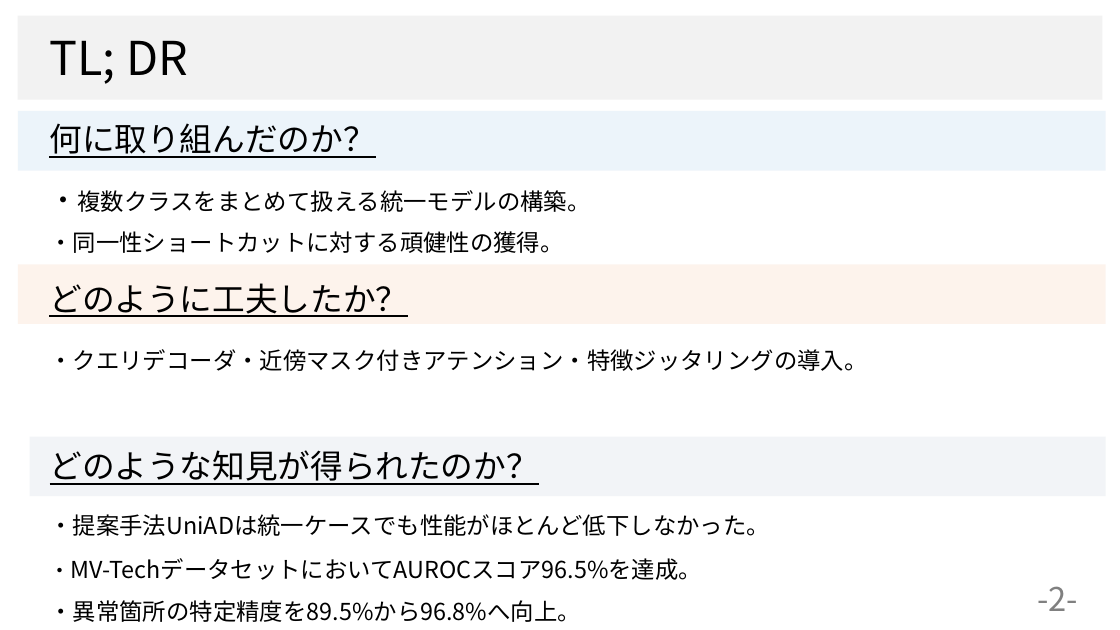
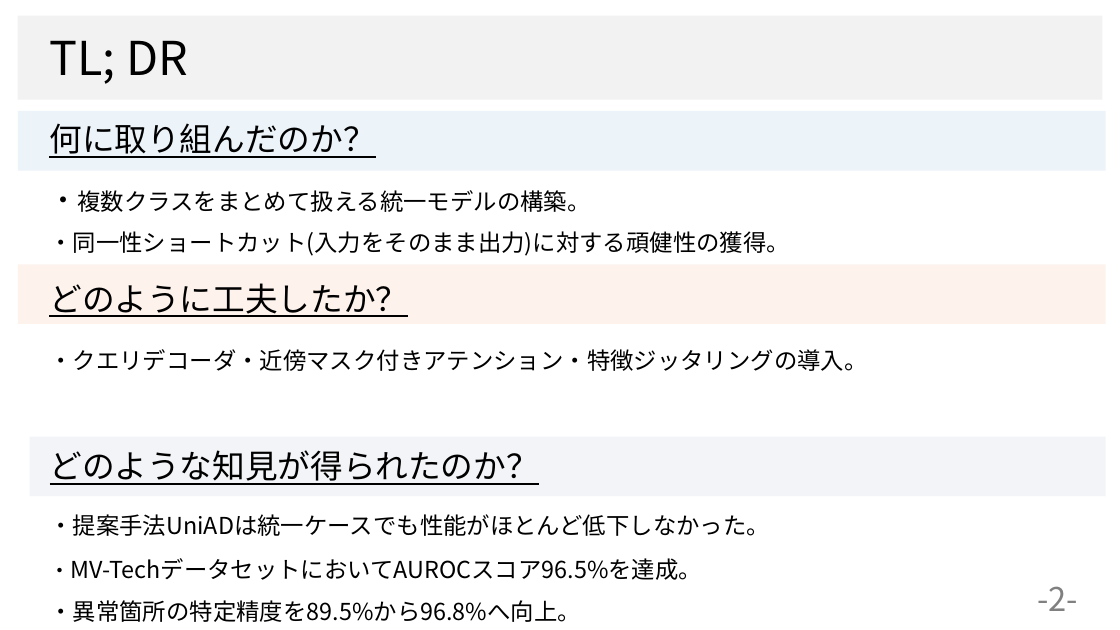
Before and after one commit to dhia-github/haselab-all, a slide deck: slide 2 of 20_発表資料/ゼミ資料/統一モデル_ゼミ資料２.pptx. Drawn at 1120x630 pixels with LibreOffice and Linux fonts; fonts in the diff are those of the drawing; background and template pictures are left out. Boxes give left, top, right and bottom in pixels: in the first picture for what was removed or moved away, otherwise in the second. Text is boxed around its words. In the diff, an @@ line names an element or a change of style, - is before the commit and + after.

```diff
--- a/20_発表資料/ゼミ資料/統一モデル_ゼミ資料２.pptx
+++ b/20_発表資料/ゼミ資料/統一モデル_ゼミ資料２.pptx
@@ text at <box>49,231,789,256</box>: text changed @@
-・同一性ショートカットに対する頑健性の獲得。
+・同一性ショートカット(入力をそのまま出力)に対する頑健性の獲得。
```
Also in this commit, not shown: 5 other slides changed, 6 slides added, 8 slides removed.
